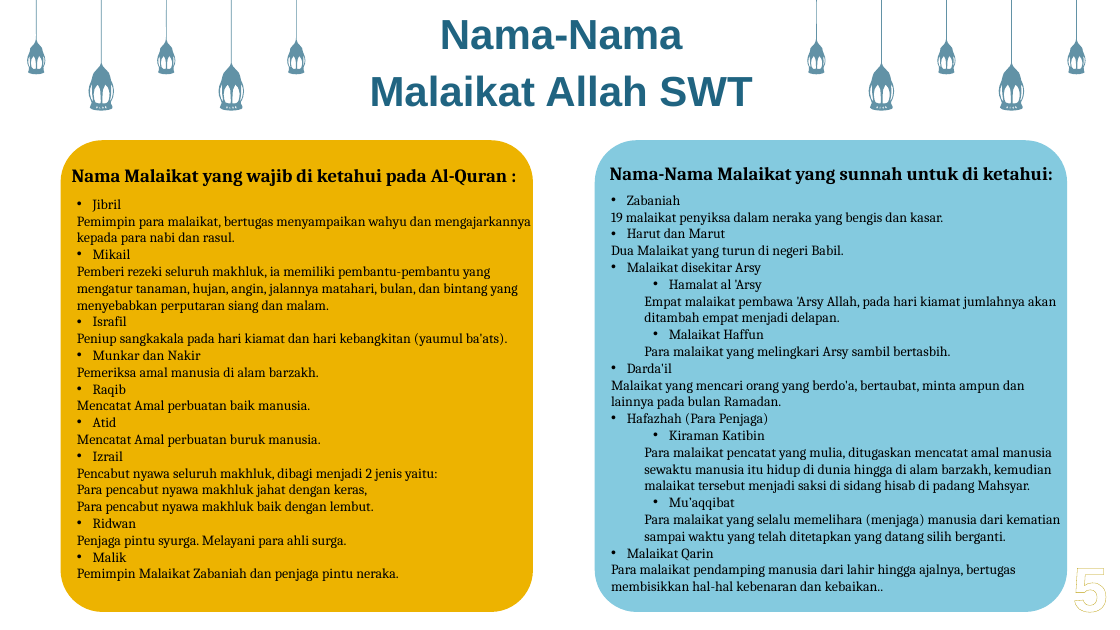
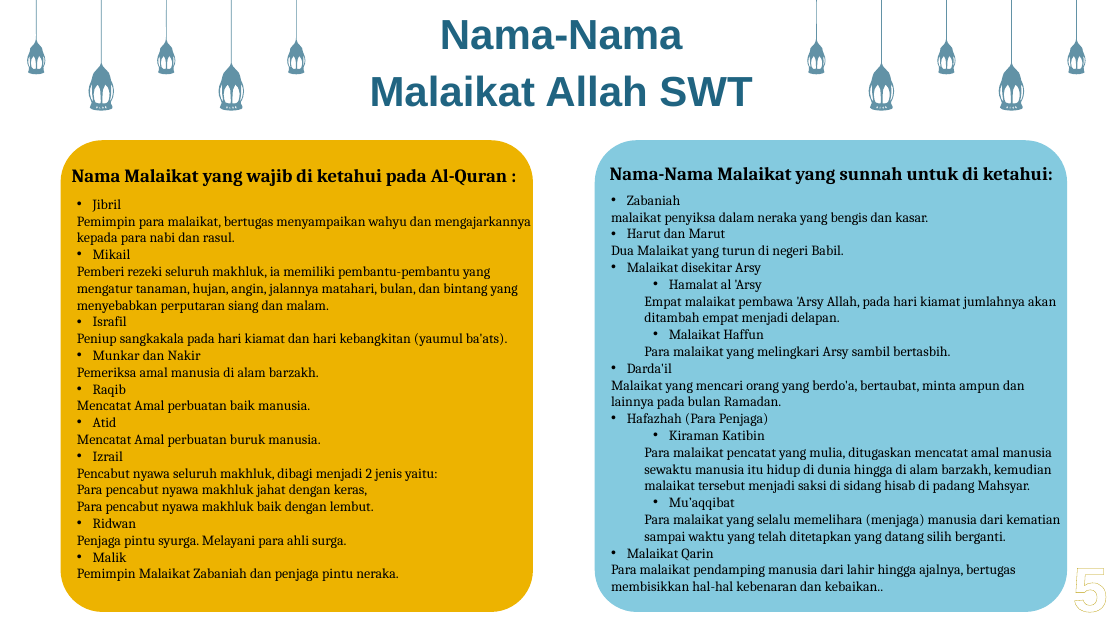
Before and after one commit to adnanerlansyah403/Tugas-Pendidikan-Agama, a slide deck: slide 8 of Presentasi Pendidikan Agama.pptx. Drawn at 1120x630 pixels with LibreOffice and Linux fonts; fonts in the diff are those of the drawing. Boxes give left, top, right and bottom in pixels: in the first picture for what was removed or moved away, otherwise in the second. Text is boxed around its words. In the diff, an @@ line names an element or a change of style, - is before the commit and + after.

```diff
--- a/Presentasi Pendidikan Agama.pptx
+++ b/Presentasi Pendidikan Agama.pptx
@@ text at [611, 212, 928, 225]: text changed @@
-19 malaikat penyiksa dalam neraka yang bengis dan kasar.
+malaikat penyiksa dalam neraka yang bengis dan kasar.
```
Also in this commit, not shown: 1 other slide changed.
